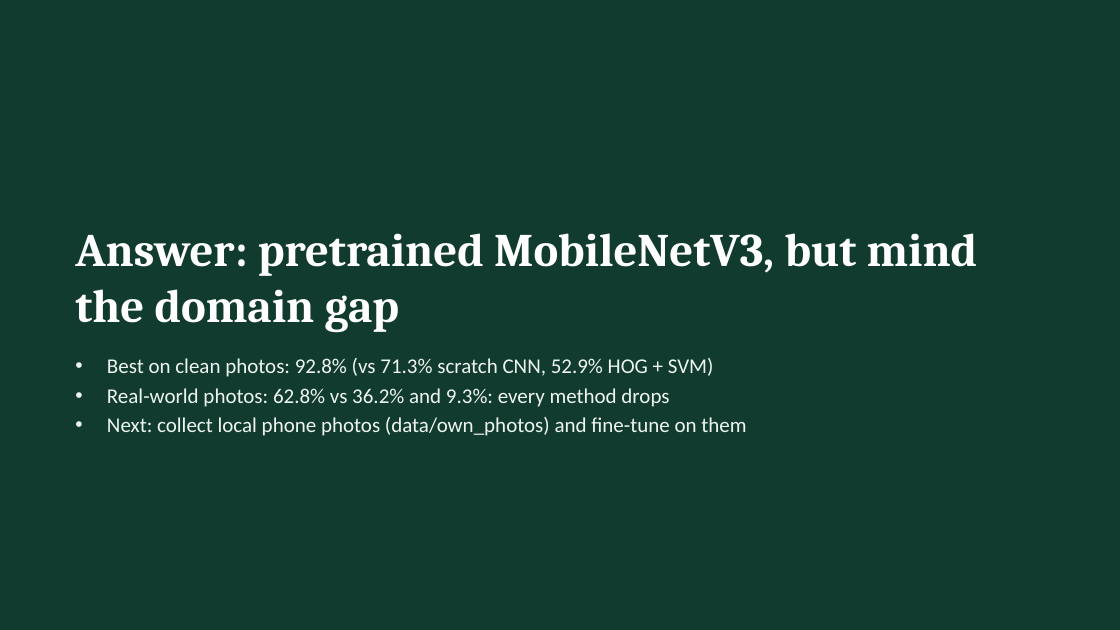
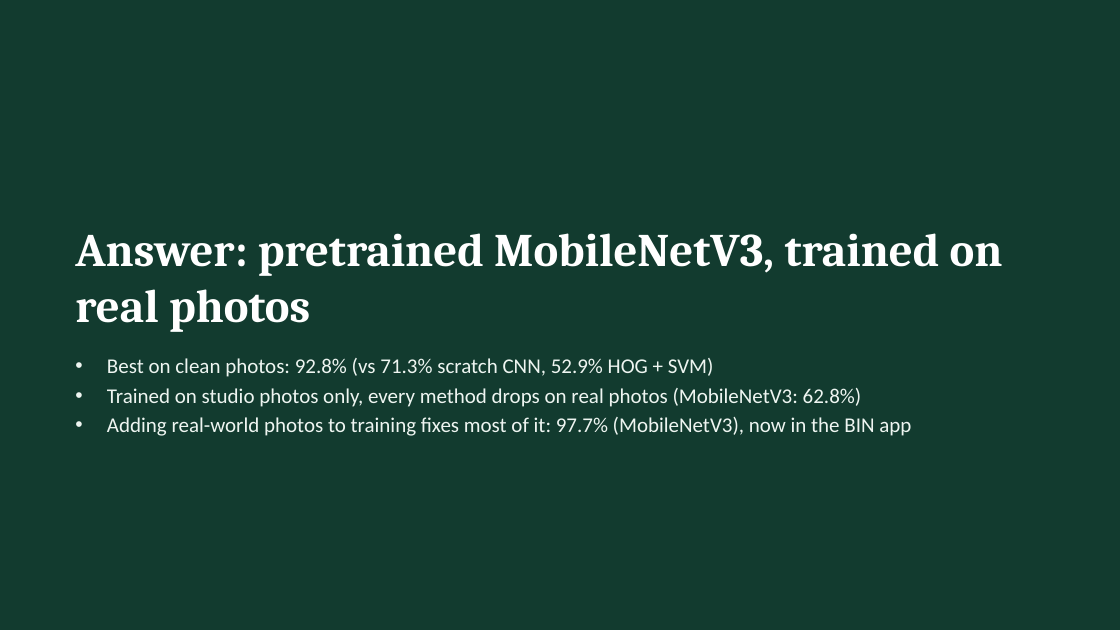
Before and after one commit to karlsxo/Computer-Vison---Final-Project, a slide deck: slide 13 of report/Trash_Sorting_Slides.pptx (slide 12 before the commit). Drawn at 1120x630 pixels with LibreOffice and Linux fonts; fonts in the diff are those of the drawing. Boxes give left, top, right and bottom in pixels: in the first picture for what was removed or moved away, otherwise in the second. Text is boxed around its words. In the diff, an @@ line names an element or a change of style, - is before the commit and + after.

```diff
--- a/report/Trash_Sorting_Slides.pptx
+++ b/report/Trash_Sorting_Slides.pptx
@@ title at box(75, 233, 1003, 332): text changed @@
-Answer: pretrained MobileNetV3, but mind the domain gap
+Answer: pretrained MobileNetV3, trained on real photos
@@ text at box(107, 388, 911, 436): text changed @@
-• Real-world photos: 62.8% vs 36.2% and 9.3%: every method drops
-• Next: collect local phone photos (data/own_photos) and fine-tune on them
+• Trained on studio photos only, every method drops on real photos (MobileNetV3: 62.8%)
+• Adding real-world photos to training fixes most of it: 97.7% (MobileNetV3), now in the BIN app
```
Also in this commit, not shown: 2 other slides changed, 1 slide added, 15 other files.
